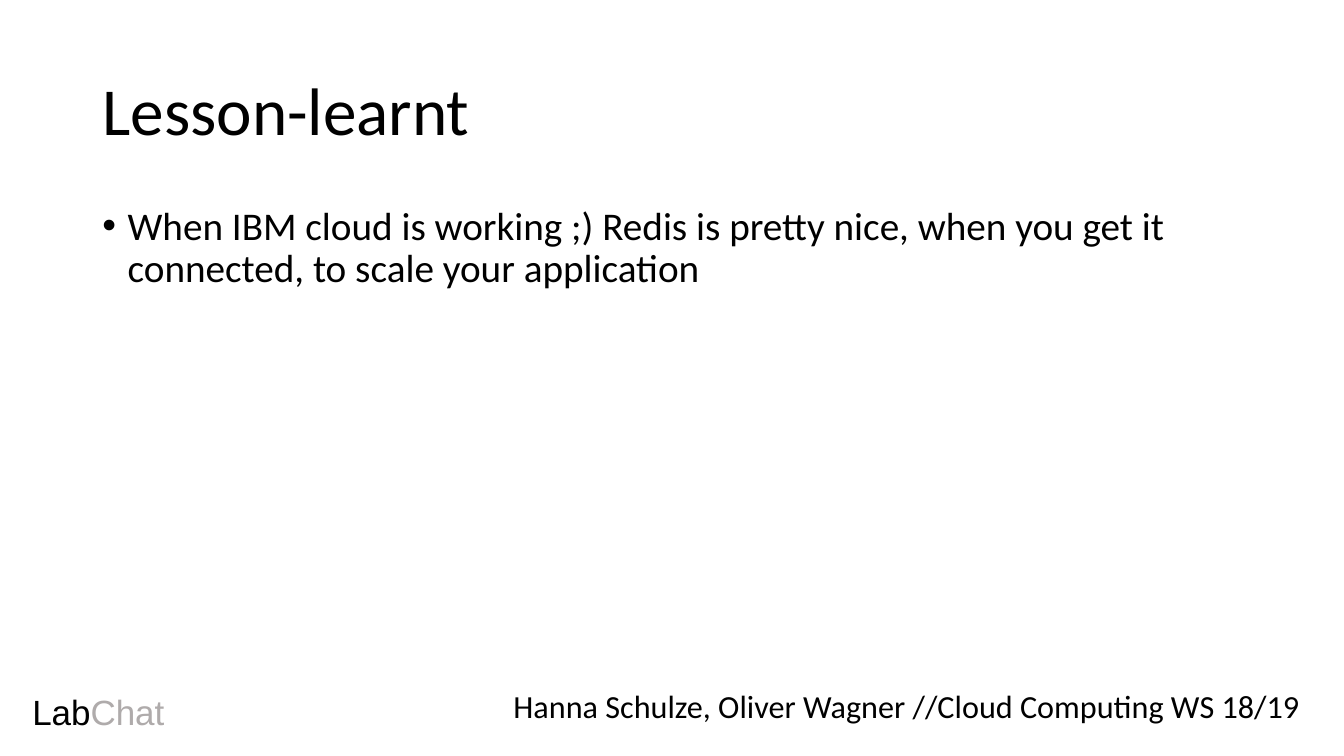
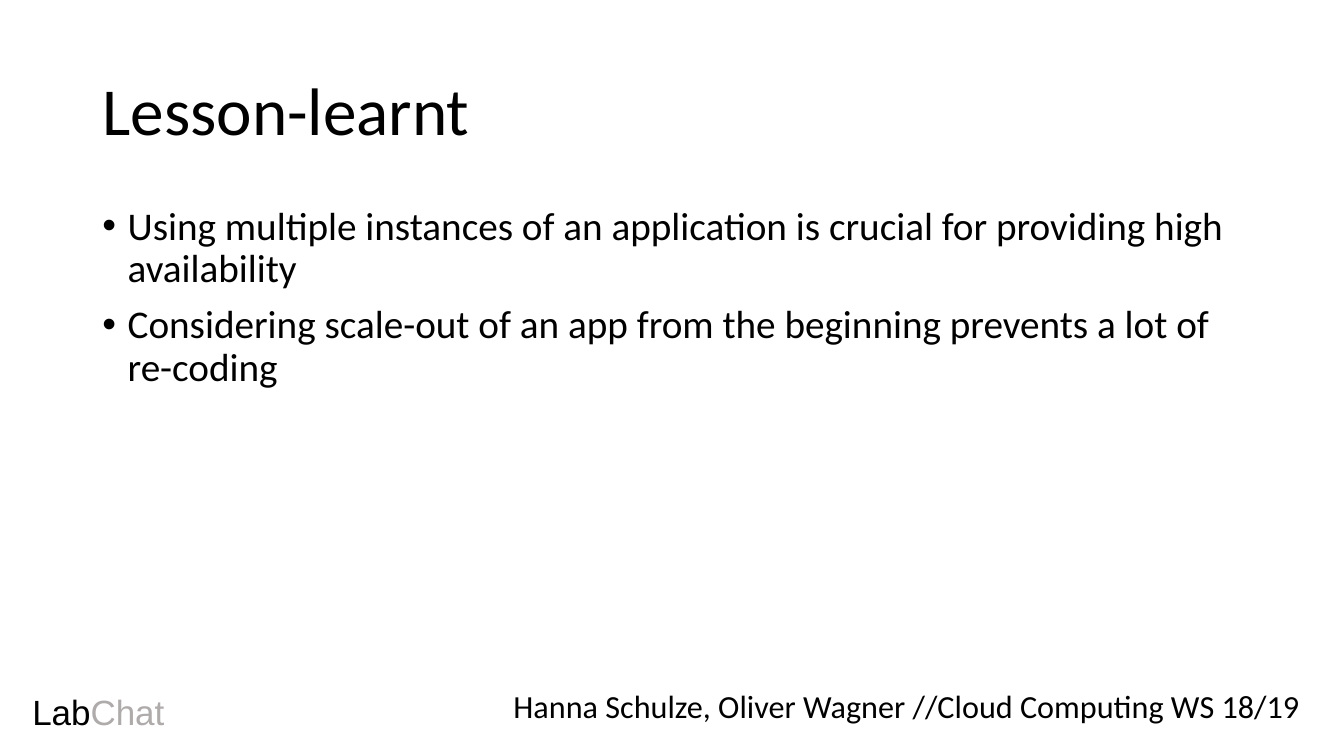
Before and after one commit to oliverwagner1989/CloudComputing_WS1718, a slide deck: slide 7 of Presentation LabChat - Exc 4.odp (slide 5 before the commit). Drawn at 1344x756 pixels with LibreOffice and Linux fonts; fonts in the diff are those of the drawing. Boxes give left, top, right and bottom in pixels: in the first picture for what was removed or moved away, otherwise in the second. Text is boxed around its words. In the diff, an @@ line names an element or a change of style, - is before the commit and + after.

```diff
--- a/Presentation LabChat - Exc 4.odp
+++ b/Presentation LabChat - Exc 4.odp
@@ text at (x1=128, y1=212, x2=1223, y2=388): text changed @@
-• When IBM cloud is working ;) Redis is pretty nice, when you get it connected, to scale your application
+• Using multiple instances of an application is crucial for providing high availability
+• Considering scale-out of an app from the beginning prevents a lot of re-coding
```
Also in this commit, not shown: 3 other slides changed, 2 slides added, 1 other file.
